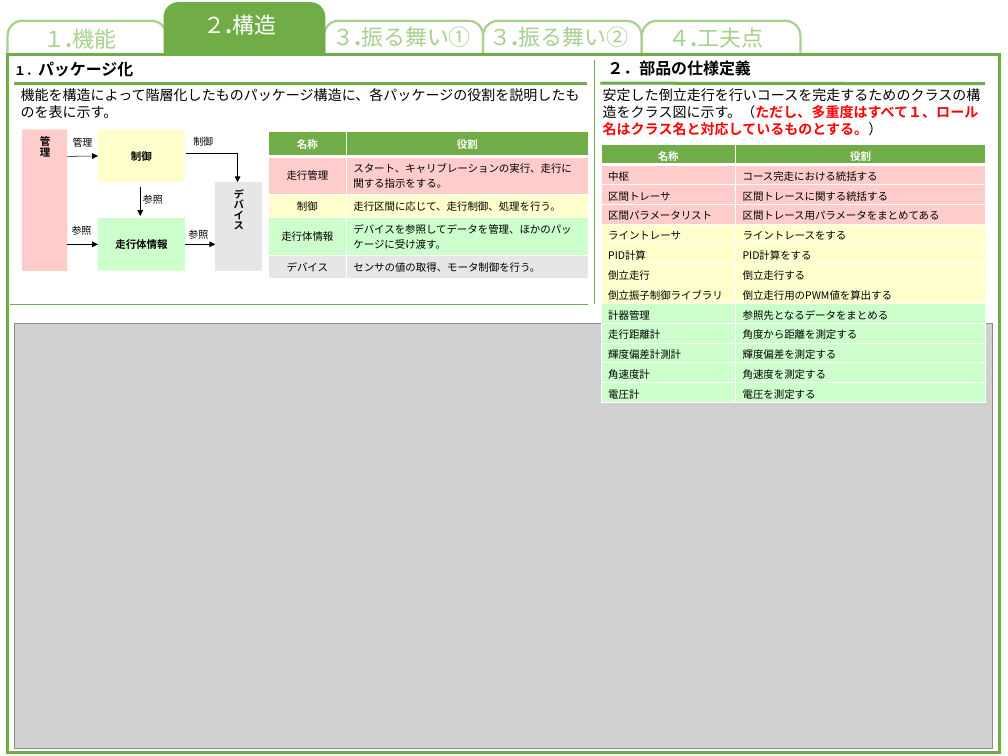
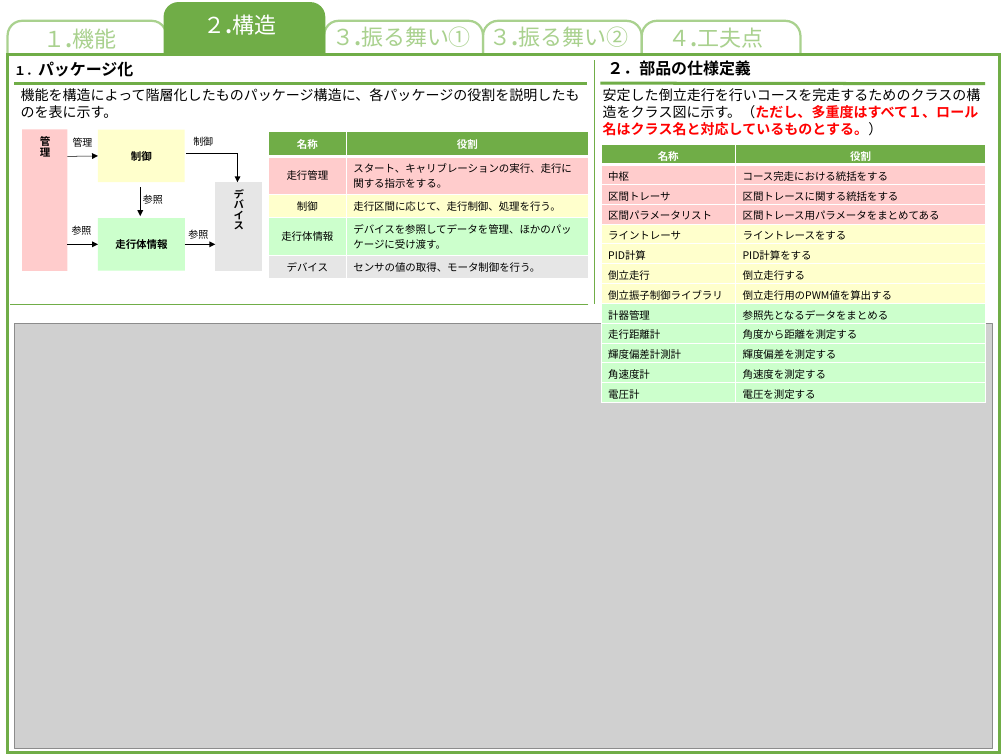
Before and after one commit to akita-lab-2019/model, a slide deck: slide 1 of 完成モデル/構造モデル.pptx. Drawn at 1008x756 pixels with LibreOffice and Linux fonts; fonts in the diff are those of the drawing; grey boxes stand for pictures. Boxes give left, top, right and bottom in pixels: in the first picture for what was removed or moved away, otherwise in the second. Text is boxed around its words. In the diff, an @@ line names an element or a change of style, - is before the commit and + after.

```diff
--- a/完成モデル/構造モデル.pptx
+++ b/完成モデル/構造モデル.pptx
@@ table at (601,145,986,403) @@
-row 2, column 2: コース完走における統括する
+row 2, column 2: コース完走における統括をする
-row 3, column 2: 区間トレースに関する統括する
+row 3, column 2: 区間トレースに関する統括をする
```
Also in this commit, not shown: 15 other files.
